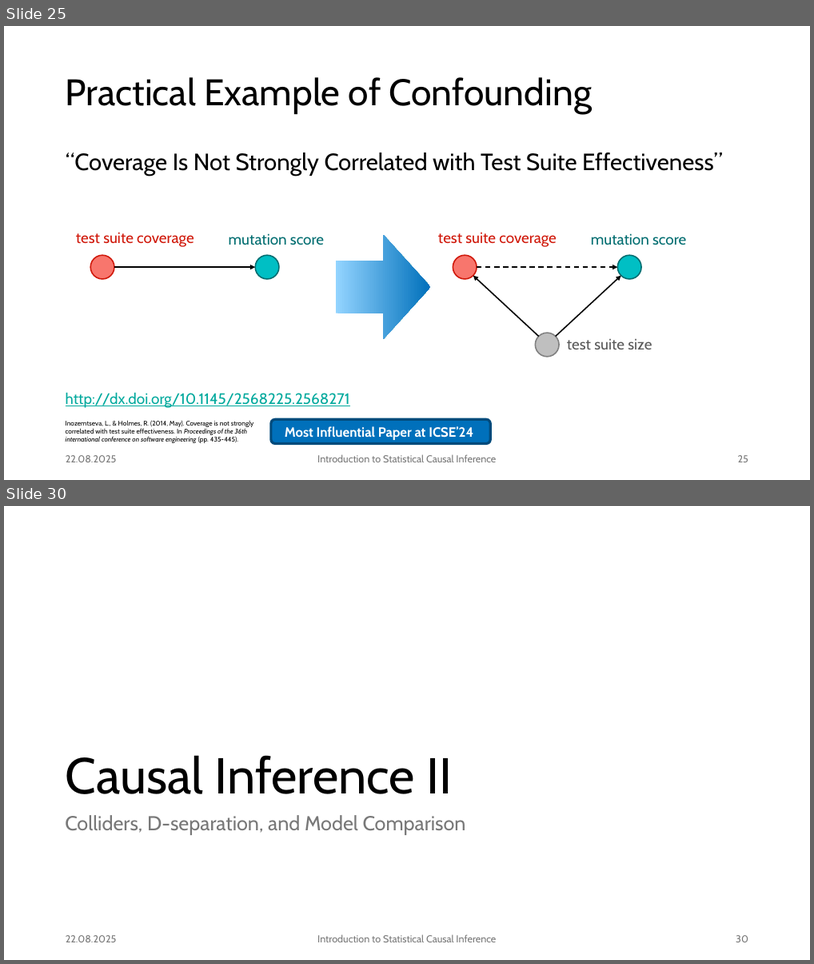
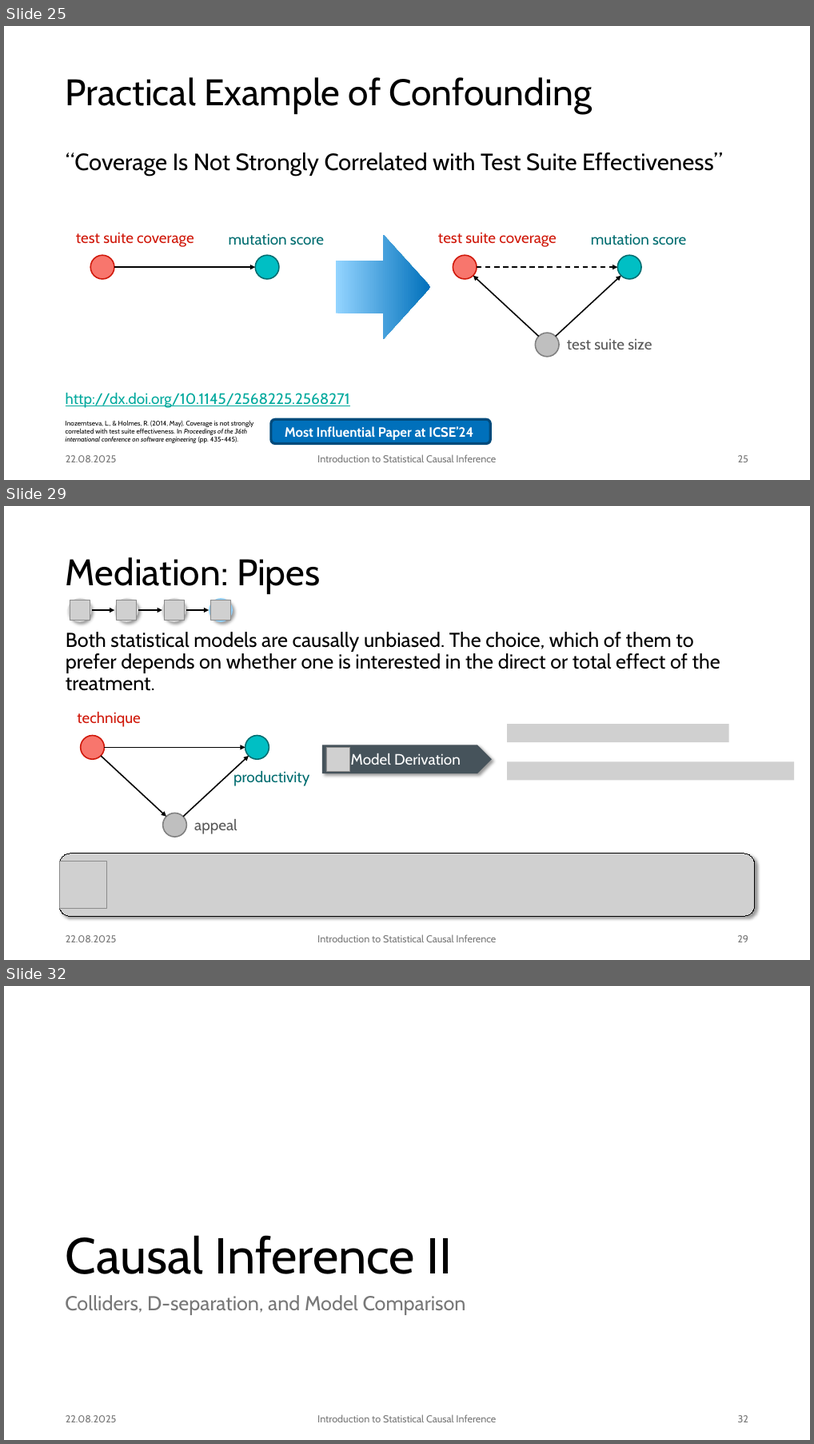
Before and after one commit to JulianFrattini/bda4sci, a slide deck: version2/slides/intro-sci.pptx. Shown one above the other, each under a label of ours: slides 25 and 30 before the commit, slides 25, 29 and 32 after it; the slides between them are not shown. The pictures are 814x964 and 814x1444 pixels, drawn with LibreOffice and Linux fonts; fonts in the diff are those of the drawing; grey boxes stand for pictures; background and template pictures are left out. Boxes give left, top, right and bottom in pixels: in the first picture for what was removed or moved away, otherwise in the second. Text is boxed around its words. In the diff, an @@ line names an element or a change of style, - is before the commit and + after.

Commit message:
Completed mediation example

```diff
--- a/version2/slides/intro-sci.pptx
+++ b/version2/slides/intro-sci.pptx
@@ slide 29 added at [4,506,810,960], background #FFFFFF @@
@@ title added at [66,557,320,594], 44 pt, text #000000 @@
+Mediation: Pipes
@@ ellipse added at [68,598,92,621], fill #D9D9D9 @@
@@ picture added at [70,600,90,620] @@
@@ ellipse added at [114,598,138,621], fill #D9D9D9 @@
@@ picture added at [117,600,137,620] @@
@@ ellipse added at [162,598,186,621], fill #D9D9D9 @@
@@ picture added at [164,600,184,620] @@
@@ ellipse added at [209,598,233,621], fill #94D4FF @@
@@ picture added at [211,600,231,620] @@
@@ arrow added from (92, 610) to (114, 610), #000000 1.5 pt @@
@@ arrow added from (138, 610) to (162, 610), #000000 1.5 pt @@
@@ arrow added from (186, 610) to (209, 610), #000000 1.5 pt @@
@@ text added at [66,632,721,691], 24 pt, text #000000 @@
+Both statistical models are causally unbiased. The choice, which of them to prefer depends on whether one is interested in the direct or total effect of the treatment.
@@ text added at [77,711,140,727], 18 pt, text #D0180A @@
+technique
@@ ellipse added at [81,736,105,759], fill #F8766D, outline #D0180A 1.5 pt @@
@@ ellipse added at [246,736,269,759], fill #00BFC4, outline #006D70 1.5 pt @@
@@ pentagon arrow added at [323,745,492,773], fill #46535C, 18 pt, text #FFFFFF @@
+Model Derivation
@@ picture added at [507,724,730,742] @@
@@ arrow added from (101, 756) to (166, 816), #000000 1.5 pt @@
@@ arrow added from (105, 748) to (246, 748), #000000 1.5 pt @@
@@ arrow added from (183, 816) to (249, 756), #000000 1.5 pt @@
@@ picture added at [326,748,350,771] @@
@@ picture added at [507,762,794,780] @@
@@ text added at [234,770,310,786], 18 pt, text #006D70 @@
+productivity
@@ ellipse added at [163,812,186,836], fill #BFBFBF, outline #808080 1.5 pt @@
@@ text added at [194,819,237,834], 18 pt, text #595959 @@
+appeal
@@ picture added at [60,853,755,916] @@
@@ picture added at [60,860,107,908] @@
@@ text added at [66,935,117,942], 12 pt, text #797979 @@
+22.08.2025
@@ text added at [318,934,496,942], 12 pt, text #797979 @@
+Introduction to Statistical Causal Inference
@@ page number added at [738,935,749,942], 12 pt, text #797979 @@
+29
@@ what was slide 30 is now slide 32 @@
@@ page number at [738,1415,749,1422]: text changed @@
-30
+32
```
Also in this commit, not shown: 2 slides changed, 3 other slides added, 2 slides removed, 4 other files.
